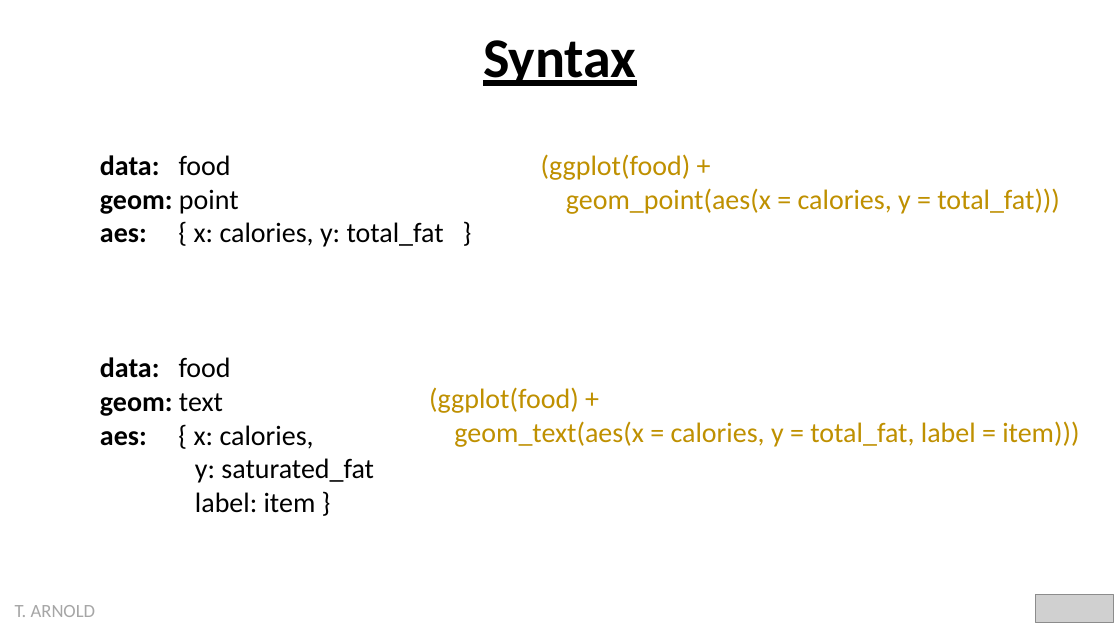
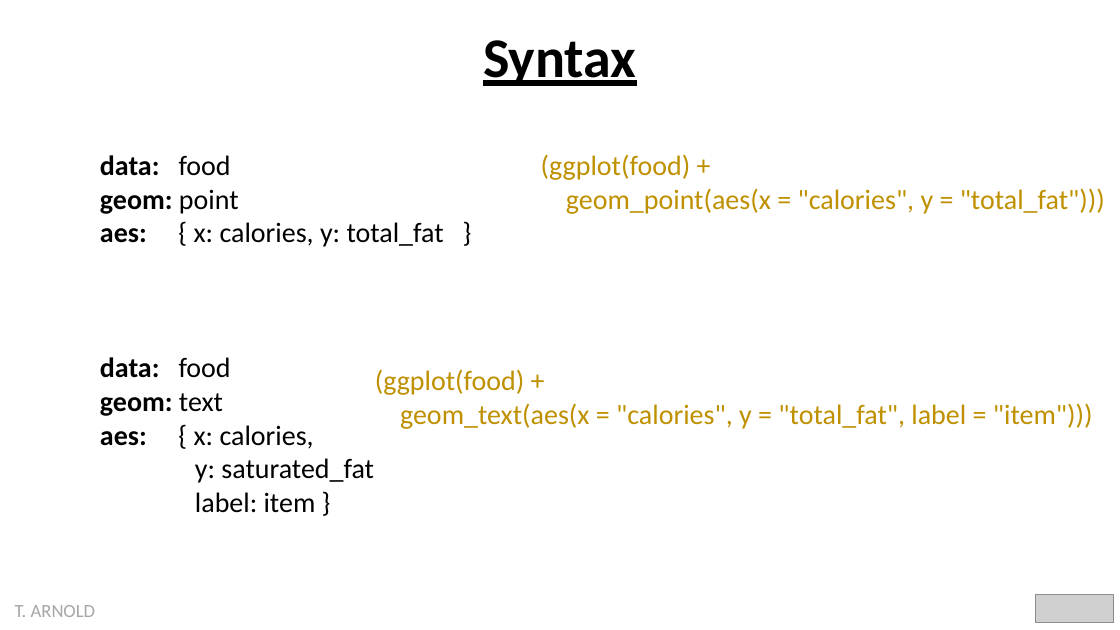
Before and after one commit to taylor-arnold/courses, a slide deck: slide 7 of dsst289-f25/pslides/02_grammar_of_graphics.pptx. Drawn at 1120x630 pixels with LibreOffice and Linux fonts; fonts in the diff are those of the drawing; grey boxes stand for pictures. Boxes give left, top, right and bottom in pixels: in the first picture for what was removed or moved away, otherwise in the second. Text is boxed around its words. In the diff, an @@ line names an element or a change of style, - is before the commit and + after.

```diff
--- a/dsst289-f25/pslides/02_grammar_of_graphics.pptx
+++ b/dsst289-f25/pslides/02_grammar_of_graphics.pptx
@@ text at box(566, 188, 1105, 214): text changed @@
-geom_point(aes(x = calories, y = total_fat)))
+geom_point(aes(x = "calories", y = "total_fat")))
@@ text "(ggplot(food) +": place and size @@
-text "(ggplot(food) +" at box(429, 387, 1079, 447)
+text "(ggplot(food) +" at box(375, 369, 1093, 429)
@@ text at box(400, 403, 1093, 429): text changed @@
-geom_text(aes(x = calories, y = total_fat, label = item)))
+geom_text(aes(x = "calories", y = "total_fat", label = "item")))
```
Also in this commit, not shown: 3 other files.
